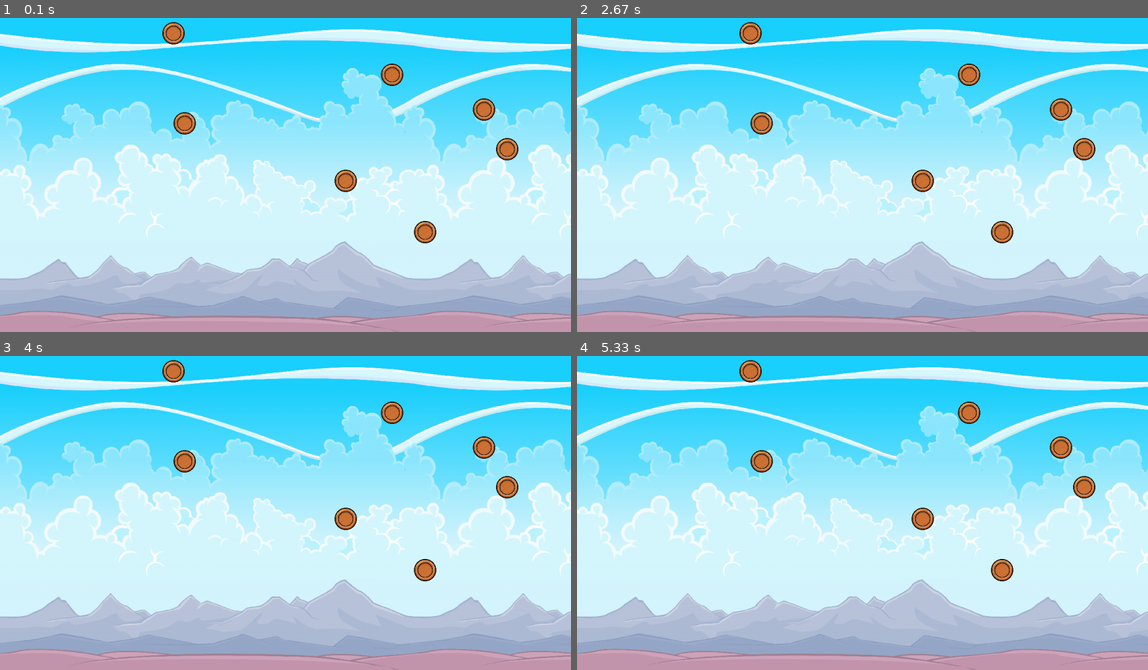
Above: before the commit, frames 1-4 (two rows, left to right).
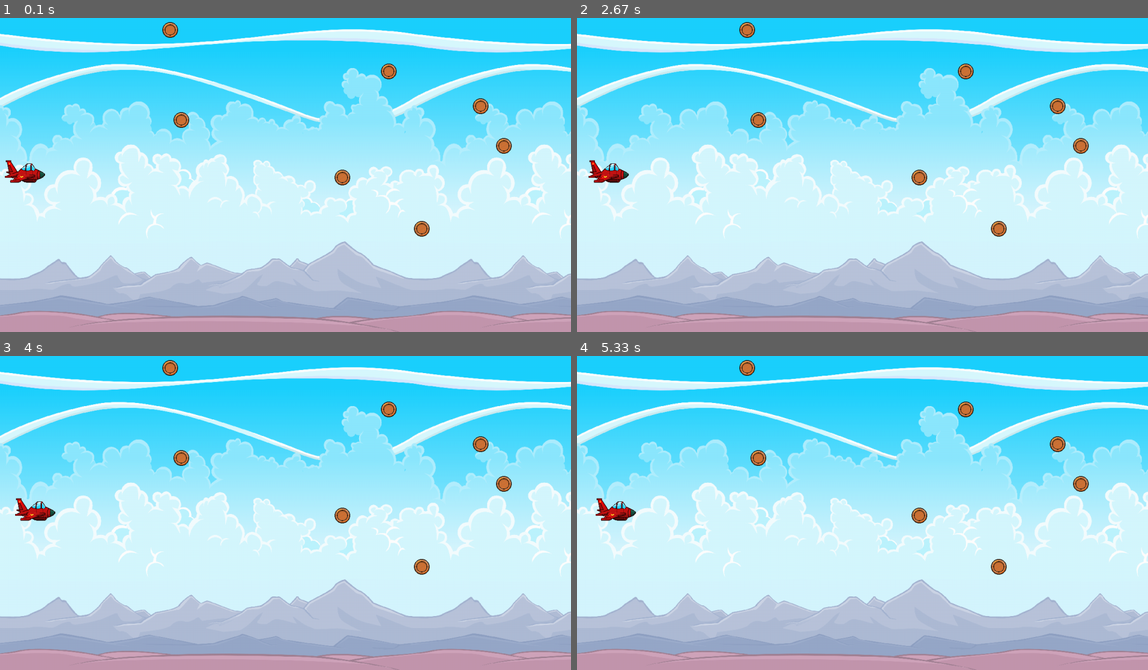
Above: after the commit, the same moments.

Repository: pxrposegen/Python---PyGame-Lib-Projects
Game: pygame game, started from SpaceWars.py
Same seed, same stepped clock (60 frames per second), same inputs: the game is played once before the commit and once after it.
Inputs:
- Up to frame 1 (0.1 s): no input
- Up to frame 2 (2.67 s): no input
- Up to frame 3 (4 s): no input
- Up to frame 4 (5.33 s): no input

The runs differ from the first frame. In frame 1, 1.7% of the frame differs, in the area x 0-91%, y 1-72%; in frame 2, 1.7%, in the area x 2-91%, y 1-72%; in frame 3, 1.7%; in frame 4, 1.7%.

Commit message:
Added FRect Functionality to Player Plane for better precision, Temporarily added Movement to Player Plane

Diff:
--- a/SpaceWars.py
+++ b/SpaceWars.py
@@ -21,10 +21,16 @@
 # Background Image
 background_image = pygame.image.load(join("assets", "Background.png")).convert_alpha()
 background_image = pygame.transform.scale(background_image, (WINDOW_WIDTH, WINDOW_HEIGHT))
+background_image_rect = background_image.get_frect(center = (WINDOW_WIDTH / 2,WINDOW_HEIGHT / 2))
+
+#Player
+player_image = pygame.image.load(join("assets","plane.png")).convert_alpha()
+player_image = pygame.transform.scale(player_image,(90,50))
+player_rect = player_image.get_frect(midleft = (10,WINDOW_HEIGHT / 2))
 
 # Coins
 coin_image = pygame.image.load(join("assets", "coin.png")).convert_alpha()
-coin_image = pygame.transform.scale(coin_image, (50, 50))
+coin_image = pygame.transform.scale(coin_image, (35, 35))
 coin_positions = [(randint(0,WINDOW_WIDTH-100), randint(0,WINDOW_HEIGHT-200)) for i in range(7)]
 
 # Main
@@ -36,7 +42,9 @@
 
     # Game Elements
     display_surface.fill("Maroon")
-    display_surface.blit(background_image, (0, 0))
+    display_surface.blit(background_image, background_image_rect)
+    player_rect.left += 0.1
+    display_surface.blit(player_image, player_rect)
     for pos in coin_positions:
         display_surface.blit(coin_image, pos)
     pygame.display.update()
Binary file added: assets/plane.png
